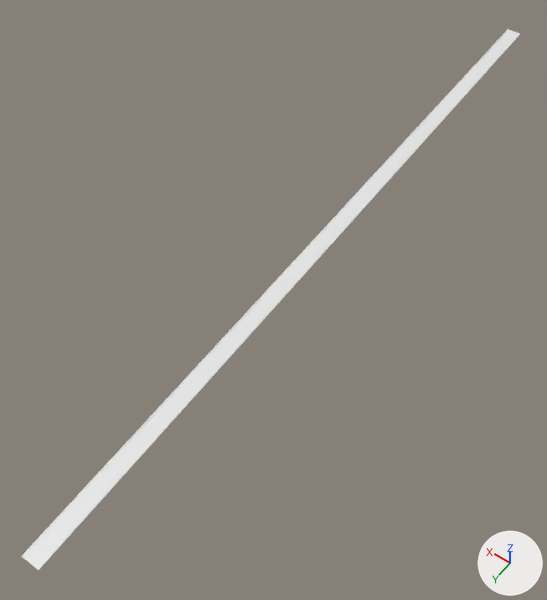
Two versions of the FBX model Assets/Models/FbxFiles/Road.fbx, one commit apart.
One viewpoint serves both versions: a 50 mm camera at (-33.5, 7.8, 73.0) aimed at (2.7, -43.0, -6.8). The lights are fixed; the arrows at lower right show +X, +Y and +Z. Where no turn or scale is listed for an object, it has been applied to the vertices. Vertices at the same position are counted once.

Before the edit, the objects in view are built like this:
```python
me_cube_007 = bpy.data.meshes.new('Cube.007')
me_cube_007.from_pydata(...)  # 2652 vertices, 1705 faces; spans x -1.2..1.2, y -109.0..1.0, z -2.0..0.0
me_cube_007.materials.append(mat_gradient)  # its picture is missing
ob_road = bpy.data.objects.new('Road', me_cube_007)
ob_road.location = (0.0, 0.0, 0.0)
```
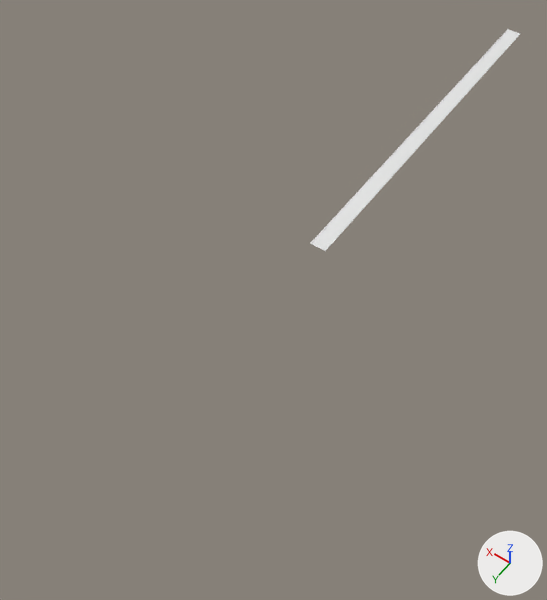
The newer file is also turned or shifted as a whole; pictures and numbers use the older file's frame.

Where the change shows, as pixel boxes [x1, y1, x2, y2] in the pictures (547 x 600 px):
'Road', reshaped (58% narrower, 59% shorter)
    before: [22, 29, 521, 570]
    after: [311, 29, 521, 251]
part 1 of me_cube_007, deleted
    before: [22, 243, 325, 570]

What changed in the scene script:
```text
Change me_cube_007:
    used by ob_road; location = (0.0, 0.0, 0.0)
    remove me_cube_007.from_pydata(...)  # 2652 vertices, 1705 faces; spans x -1.2..1.2, y -109.0..1.0, z -2.0..0.0
    add me_cube_007.from_pydata(...)  # 1452 vertices, 930 faces; spans x -1.2..1.2, y -109.0..-49.0, z -2.0..0.0
    me_cube_007 part 1: 1200 vertices removed from x -1.2..1.2, y -48.9..1.0, z -2.0..0.0
```
